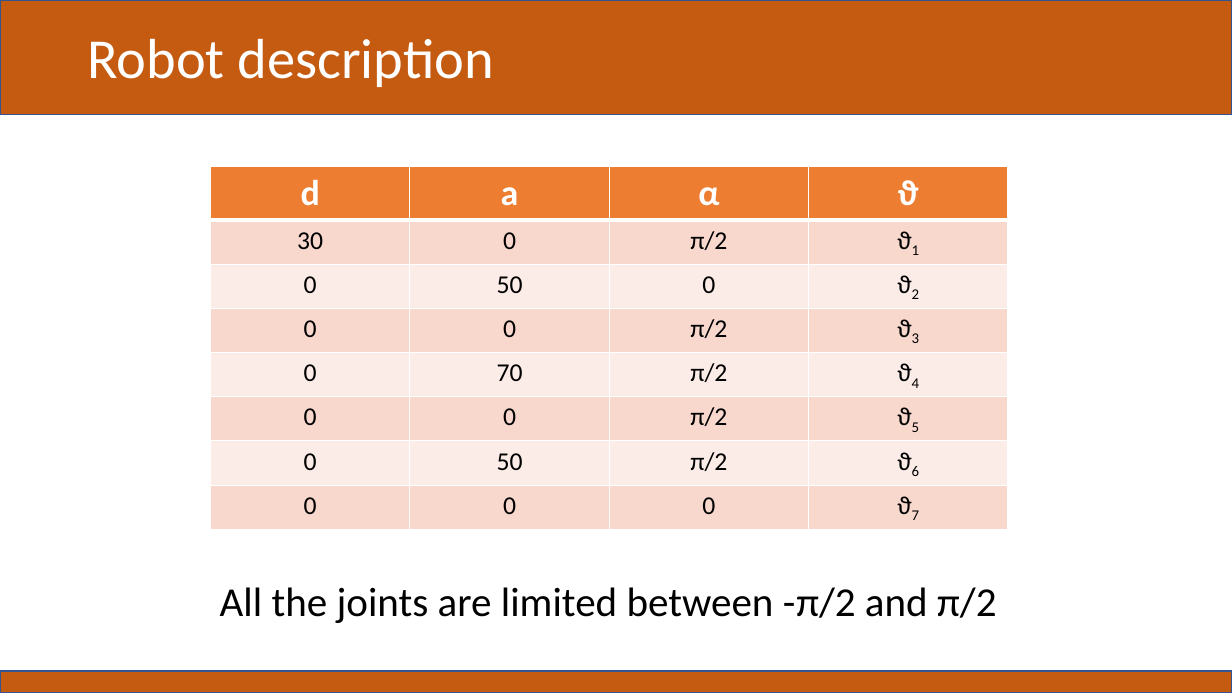
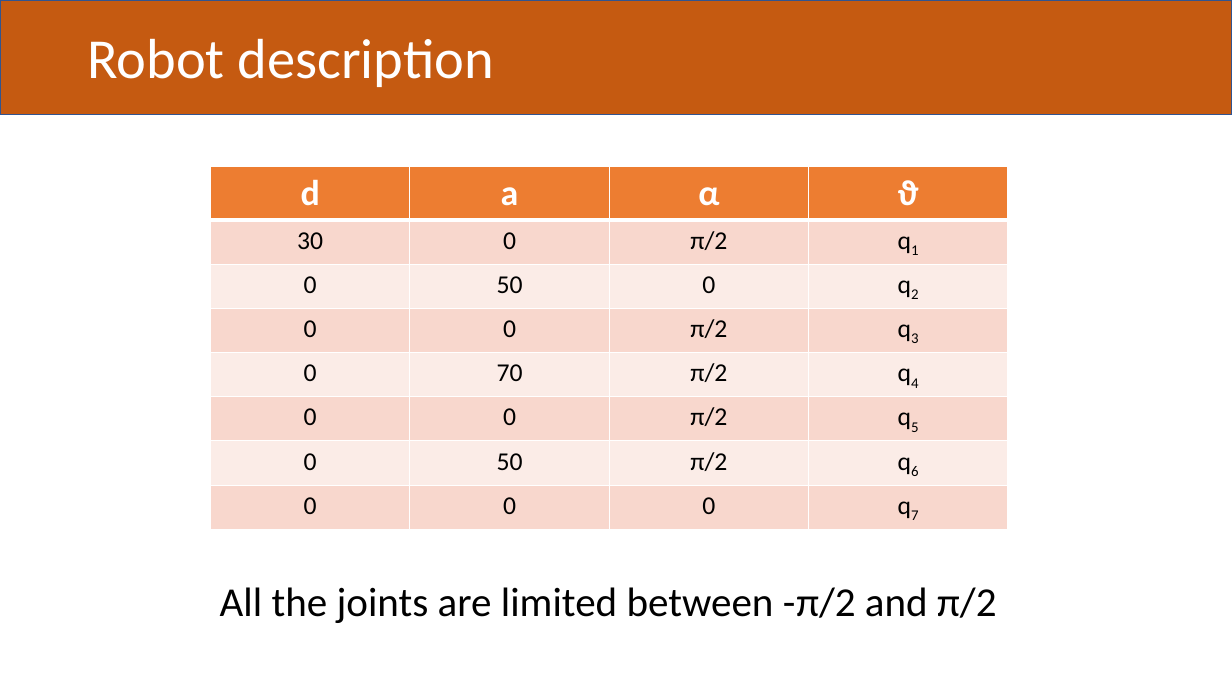
Before and after one commit to Scimmiaparlante/RaHMI_project, a slide deck: slide 3 of Project report.pptx. Drawn at 1232x693 pixels with LibreOffice and Linux fonts; fonts in the diff are those of the drawing. Boxes give left, top, right and bottom in pixels: in the first picture for what was removed or moved away, otherwise in the second. Text is boxed around its words. In the diff, an @@ line names an element or a change of style, - is before the commit and + after.

```diff
--- a/Project report.pptx
+++ b/Project report.pptx
@@ table at [211, 167, 1009, 527] @@
-row 2, column 4: ϑ1
+row 2, column 4: q1
-row 3, column 4: ϑ2
+row 3, column 4: q2
-row 4, column 4: ϑ3
+row 4, column 4: q3
-row 5, column 4: ϑ4
+row 5, column 4: q4
-row 6, column 4: ϑ5
+row 6, column 4: q5
-row 7, column 4: ϑ6
+row 7, column 4: q6
-row 8, column 4: ϑ7
+row 8, column 4: q7
@@ rectangle removed at [0, 671, 1232, 693] @@
```
Also in this commit, not shown: 7 other slides changed, 2 slides added.
